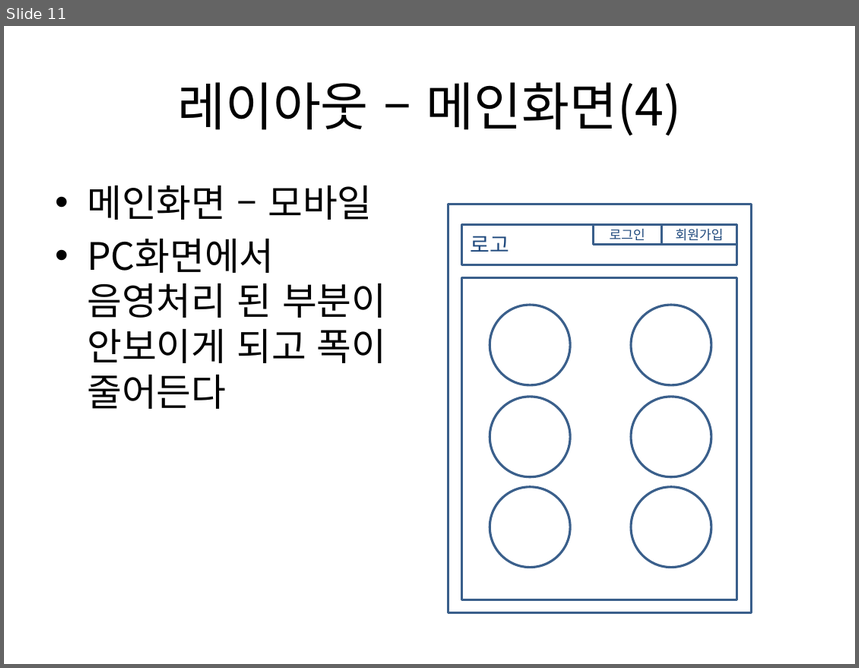
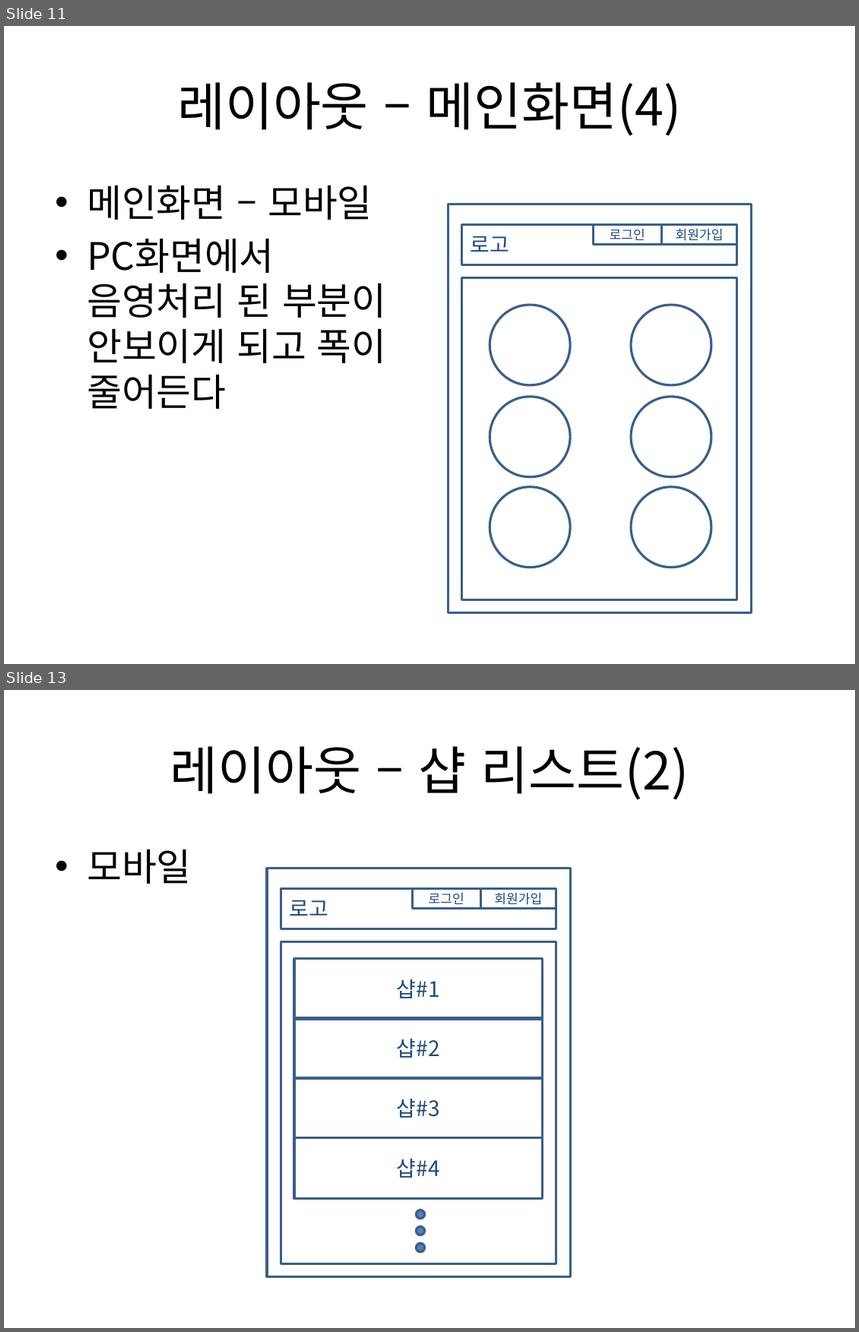
Before and after one commit to kurodari/ttm, a slide deck: docs/ttm 기획서 pt.pptx. Shown one above the other, each under a label of ours: slide 11 before the commit, slides 11 and 13 after it; the slides between them are not shown. The pictures are 859x668 and 859x1332 pixels, drawn with LibreOffice and Linux fonts; fonts in the diff are those of the drawing. Boxes give left, top, right and bottom in pixels: in the first picture for what was removed or moved away, otherwise in the second. Text is boxed around its words. In the diff, an @@ line names an element or a change of style, - is before the commit and + after.

Commit message:
샵 리스트 화면 추가

```diff
--- a/docs/ttm 기획서 pt.pptx
+++ b/docs/ttm 기획서 pt.pptx
@@ slide 13 added at <box>4,690,855,1328</box>, background #FFFFFF @@
@@ title added at <box>170,746,689,800</box>, 44 pt, text #000000 @@
+레이아웃 – 샵 리스트(2)
@@ text added at <box>87,850,191,884</box>, 32 pt, text #000000 @@
+• 모바일
@@ rectangle added at <box>267,869,570,1277</box>, outline #3A5F8C 2 pt @@
@@ rectangle added at <box>281,888,556,929</box>, outline #3A5F8C 2 pt, 18 pt, text #1F497D @@
+로고
@@ rectangle added at <box>413,888,481,909</box>, outline #3A5F8C 2 pt, 11 pt, text #1F497D @@
+로그인
@@ rectangle added at <box>481,888,556,909</box>, outline #3A5F8C 2 pt, 11 pt, text #1F497D @@
+회원가입
@@ rectangle added at <box>281,942,556,1264</box>, outline #3A5F8C 2 pt @@
@@ rectangle added at <box>294,959,542,1019</box>, outline #3A5F8C 2 pt, 18 pt, text #1F497D @@
+샵#1
@@ rectangle added at <box>294,1018,542,1079</box>, outline #3A5F8C 2 pt, 18 pt, text #1F497D @@
+샵#2
@@ rectangle added at <box>294,1078,542,1138</box>, outline #3A5F8C 2 pt, 18 pt, text #1F497D @@
+샵#3
@@ rectangle added at <box>294,1138,542,1199</box>, outline #3A5F8C 2 pt, 18 pt, text #1F497D @@
+샵#4
@@ ellipse added at <box>416,1210,424,1219</box>, fill #4F81BD, outline #3A5F8C 2 pt @@
@@ ellipse added at <box>416,1227,424,1236</box>, fill #4F81BD, outline #3A5F8C 2 pt @@
@@ ellipse added at <box>416,1243,424,1252</box>, fill #4F81BD, outline #3A5F8C 2 pt @@
```
Also in this commit, not shown: 1 slide changed.
